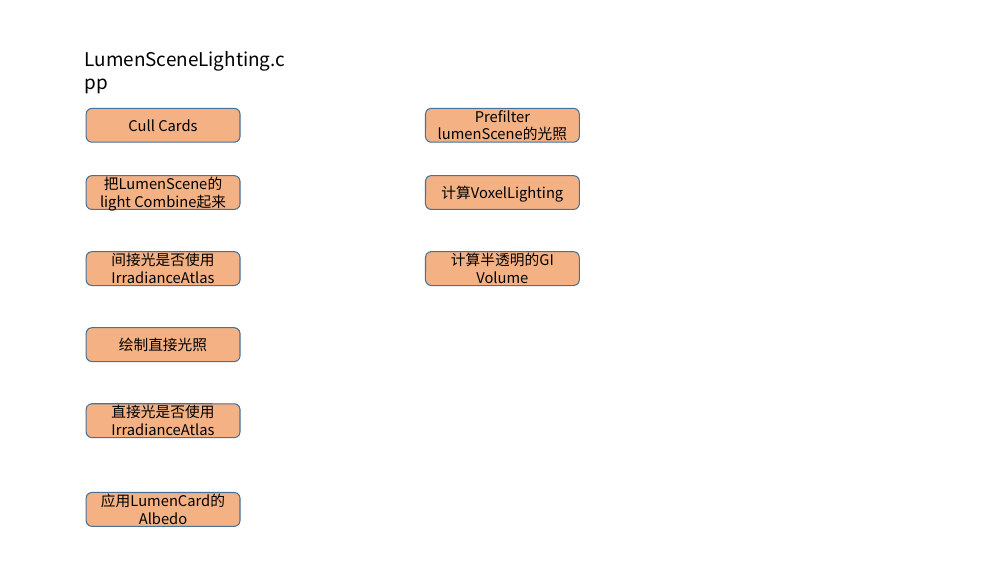
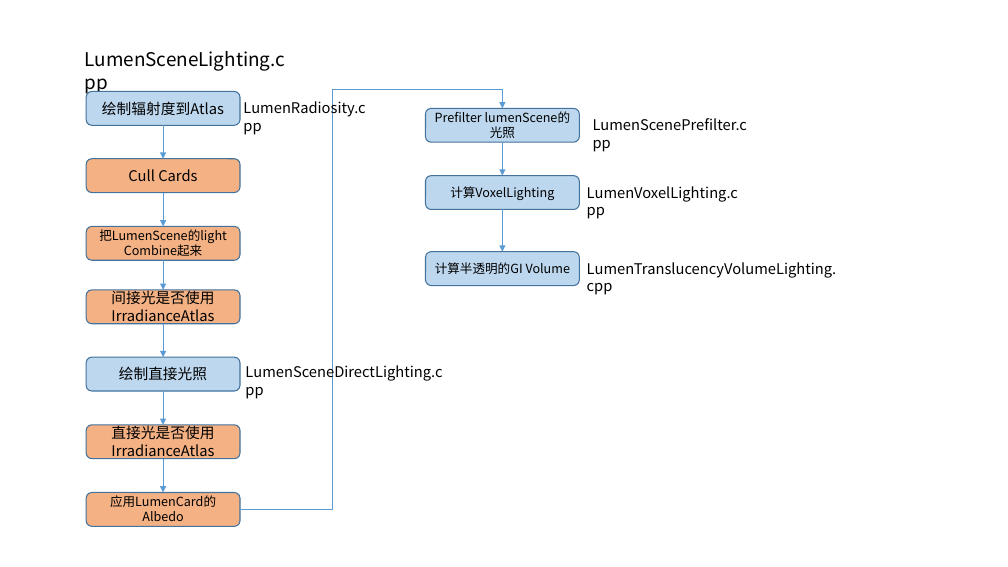
Before and after one commit to Tianji95/CG_learning_note, a slide deck: slide 10 of UE5_analysis/Lumen分析图.pptx (slide 9 before the commit). Drawn at 1008x567 pixels with LibreOffice and Linux fonts; fonts in the diff are those of the drawing. Boxes give left, top, right and bottom in pixels: in the first picture for what was removed or moved away, otherwise in the second. Text is boxed around its words. In the diff, an @@ line names an element or a change of style, - is before the commit and + after.

Commit message:
update lumen ppt

```diff
--- a/UE5_analysis/Lumen分析图.pptx
+++ b/UE5_analysis/Lumen分析图.pptx
@@ elbow arrow added from (240, 510) to (503, 108), #5B9BD5 0.5 pt @@
@@ rounded rectangle added at (x1=86, y1=91, x2=240, y2=126), fill #BDD7EE, outline #43739E 1 pt, 14 pt, text #000000 @@
+绘制辐射度到Atlas
@@ text added at (x1=243, y1=99, x2=613, y2=295), 14 pt, text #000000 @@
+LumenRadiosity.cpp
@@ text added at (x1=593, y1=118, x2=747, y2=130), 14 pt, text #000000 @@
+LumenScenePrefilter.cpp
@@ arrow added from (163, 126) to (163, 159), #5B9BD5 0.5 pt @@
@@ arrow added from (503, 142) to (503, 175), #5B9BD5 0.5 pt @@
@@ rounded rectangle "Cull Cards" moved from (x1=86, y1=108, x2=240, y2=142) to (x1=86, y1=159, x2=240, y2=193) @@
@@ arrow added from (163, 193) to (163, 226), #5B9BD5 0.5 pt @@
@@ arrow added from (503, 209) to (503, 252), #5B9BD5 0.5 pt @@
@@ text added at (x1=587, y1=186, x2=738, y2=202), 14 pt, text #000000 @@
+LumenVoxelLighting.cpp
@@ rounded rectangle "把LumenScene的light Combine起来" at (x1=86, y1=226, x2=240, y2=260): size 14 to 12 pt @@
@@ rounded rectangle "把LumenScene的light Combine起来" moved from (x1=86, y1=175, x2=240, y2=209) to (x1=86, y1=226, x2=240, y2=260) @@
@@ arrow added from (163, 260) to (163, 290), #5B9BD5 0.5 pt @@
@@ size 14 to 12 pt; fill #F4B183 to #BDD7EE in 3 elements at (x1=426, y1=108, x2=579, y2=142), (x1=426, y1=175, x2=579, y2=209), (x1=426, y1=252, x2=579, y2=286) @@
@@ text added at (x1=587, y1=262, x2=837, y2=278), 14 pt, text #000000 @@
+LumenTranslucencyVolumeLighting.cpp
@@ rounded rectangle "间接光是否使用IrradianceAtlas" moved from (x1=86, y1=252, x2=240, y2=286) to (x1=86, y1=290, x2=240, y2=324) @@
@@ arrow added from (163, 324) to (163, 357), #5B9BD5 0.5 pt @@
@@ rounded rectangle "绘制直接光照" moved from (x1=86, y1=328, x2=240, y2=362) to (x1=86, y1=357, x2=240, y2=391) @@
@@ rounded rectangle "绘制直接光照" at (x1=86, y1=357, x2=240, y2=391): fill #F4B183 to #BDD7EE @@
@@ text added at (x1=245, y1=363, x2=442, y2=382), 14 pt, text #000000 @@
+LumenSceneDirectLighting.cpp
@@ arrow added from (163, 391) to (163, 425), #5B9BD5 0.5 pt @@
@@ rounded rectangle "直接光是否使用IrradianceAtlas" moved from (x1=86, y1=404, x2=240, y2=438) to (x1=86, y1=425, x2=240, y2=459) @@
@@ arrow added from (163, 459) to (163, 492), #5B9BD5 0.5 pt @@
@@ rounded rectangle "应用LumenCard的Albedo" at (x1=86, y1=492, x2=240, y2=526): size 14 to 12 pt @@
```
Also in this commit, not shown: 11 slides added, 4 slides removed.
